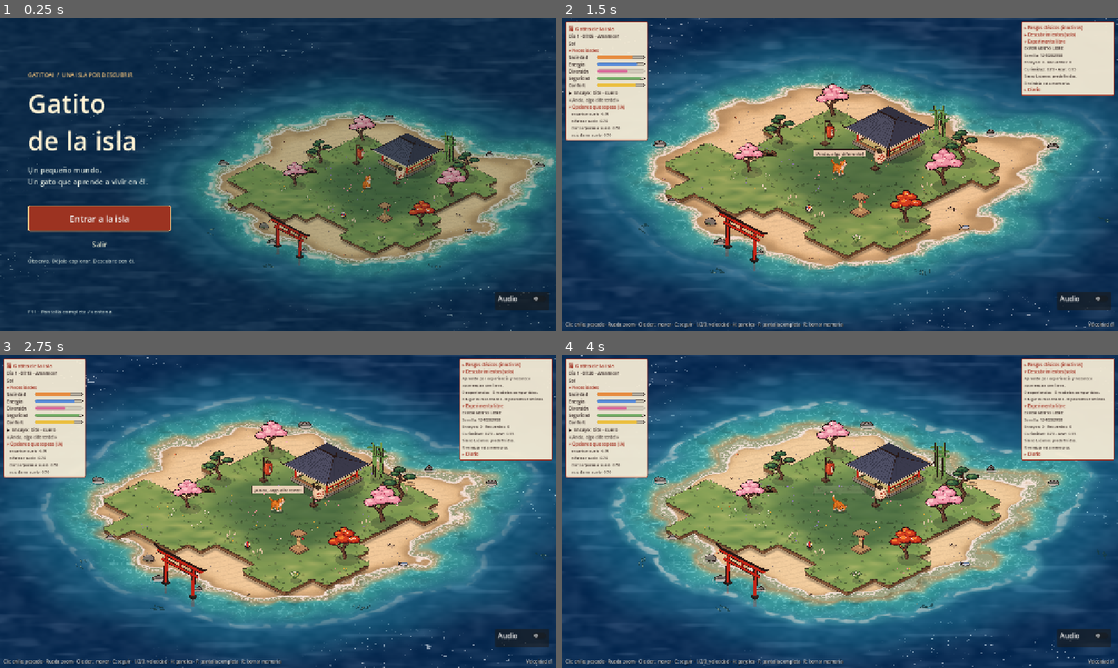
Above: before the commit, frames 1-4 (two rows, left to right).
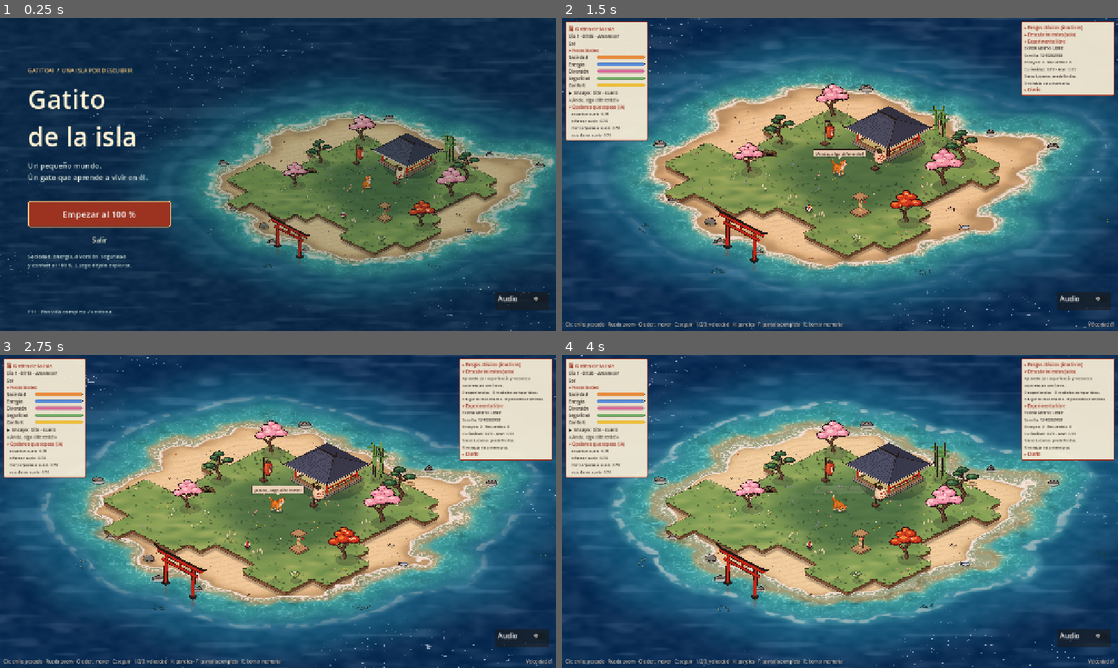
Above: after the commit, the same moments.

Repository: Nachowaca/AICatIsland
Game: Godot game, scene res://scenes/start_menu.tscn
The game is run twice, just before and just after one commit, with the same random seed, the same clock (stepped at 60 frames per second) and the same inputs. Sound files missing from this copy of the repository are replaced by a short silence.
Inputs:
- Up to frame 1 (0.25 s): no input
- Up to frame 2 (1.5 s): click "Entrar a la isla" (after the commit: "Empezar al 100 %") at 0.5 s; click "▾ Descubrimientos (solo)" at 1.25 s
- Up to frame 3 (2.75 s): click "▸ Descubrimientos (solo)" at 2 s
- Up to frame 4 (4 s): click "▾ Descubrimientos (solo)" at 2.75 s; click "▸ Descubrimientos (solo)" at 3.5 s

The runs differ from the first frame. In frame 1, 3.8% of the frame differs, in the area x 5-31%, y 16-81%; in frame 2, 0.1%; in frame 3, 0.1%; in frame 4, 0.1%.

Commit message:
Inicia nuevas partidas con las necesidades al cien por ciento

Diff:
--- a/scenes/start_menu.tscn
+++ b/scenes/start_menu.tscn
@@ -119,7 +119,7 @@
 theme_override_styles/hover = SubResource("ButtonHover")
 theme_override_styles/pressed = SubResource("ButtonNormal")
 theme_override_styles/focus = SubResource("ButtonFocus")
-text = "Entrar a la isla"
+text = "Empezar al 100 %"
 
 [node name="Quit" type="Button" parent="Interface/Screen/Margins/Columns/Menu"]
 layout_mode = 2
@@ -132,7 +132,7 @@
 layout_mode = 2
 theme_override_colors/font_color = Color(0.79, 0.85, 0.83, 1)
 theme_override_font_sizes/font_size = 12
-text = "Observa. Déjalo explorar. Descubre con él."
+text = "Saciedad, energía, diversión, seguridad\ny confort al 100 %. Luego déjalo explorar."
 
 [node name="BottomSpace" type="Control" parent="Interface/Screen/Margins/Columns/Menu"]
 layout_mode = 2
--- a/scripts/cat/cat.gd
+++ b/scripts/cat/cat.gd
@@ -42,6 +42,8 @@
 const TRAIT_NAMES = {"curiosity": "Curiosidad", "playfulness": "Juguetón", "laziness": "Pereza", "bravery": "Valentía"}
 
 enum Phase { MOVING, DOING }
+const START_FULL_NEEDS_META: StringName = &"gatito_start_full_needs"
+
 
 @export var walk_speed: float = 1.4
 @export var persist_brain: bool = true
@@ -100,6 +102,10 @@
 	if Engine.is_editor_hint():
 		return
 	_rng.randomize()
+	var root: Window = get_tree().root
+	var full_needs_start: bool = root.has_meta(START_FULL_NEEDS_META)
+	if full_needs_start:
+		root.remove_meta(START_FULL_NEEDS_META)
 	_island = get_tree().get_first_node_in_group("island") as Island
 	_day_night = get_tree().get_first_node_in_group("day_night") as DayNight
 	_reset_learned()
@@ -109,10 +115,18 @@
 			free_brain = FreeCatBrain.new()
 			free_brain.name = "FreeBrain"
 			add_child(free_brain)
+		if full_needs_start:
+			set_needs_full()
+		free_brain.start_needs_full = full_needs_start
 		free_brain.setup(self)
+		if full_needs_start:
+			_log("Nueva partida: todas las necesidades empiezan al 100 %.")
 		return
 	if persist_brain:
 		_load_brain()
+	if full_needs_start:
+		set_needs_full()
+		_log("Nueva partida: todas las necesidades empiezan al 100 %.")
 	if _day_night:
 		_day_night.new_day.connect(_on_new_day)
 	for n: Node in get_tree().get_nodes_in_group("discoverable"):
@@ -199,6 +213,13 @@
 		needs.comfort += 1.0 * delta
 	_clamp_needs()
 
+
+func set_needs_full() -> void:
+	for need: String in needs:
+		needs[need] = 100.0
+	if free_brain != null:
+		free_brain.sleeping = false
+		free_brain.sleep_blocked = false
 
 func _clamp_needs() -> void:
 	for k: String in needs:
--- a/scripts/cat/free_cat_brain.gd
+++ b/scripts/cat/free_cat_brain.gd
@@ -43,6 +43,8 @@
 var sleep_blocked: bool = false
 var _loaded_report: Dictionary = {}
 var voice: VoiceObserver = VoiceObserver.new()
+## Señal de una nueva partida; conserva memoria aprendida pero no necesidades previas.
+var start_needs_full: bool = false
 
 func setup(host: Node2D) -> void:
 	cat = host
@@ -58,12 +60,13 @@
 		var parsed: Variant = JSON.parse_string(FileAccess.get_file_as_string(MEMORY_PATH))
 		if parsed is Dictionary:
 			_loaded_report = parsed.duplicate(true)
-			if parsed.get("needs", null) is Dictionary:
-				for need: String in cat.needs:
-					if parsed.needs.has(need):
-						cat.needs[need] = clampf(float(parsed.needs[need]), 0.0, 100.0)
-			sleeping = bool(parsed.get("sleeping", false))
-			sleep_blocked = bool(parsed.get("sleep_blocked", false))
+			if not start_needs_full:
+				if parsed.get("needs", null) is Dictionary:
+					for need: String in cat.needs:
+						if parsed.needs.has(need):
+							cat.needs[need] = clampf(float(parsed.needs[need]), 0.0, 100.0)
+				sleeping = bool(parsed.get("sleeping", false))
+				sleep_blocked = bool(parsed.get("sleep_blocked", false))
 			memory = parsed.get("memory", {})
 			models = parsed.get("models", {})
 			voice.seen_actions = parsed.get("voice_actions", {})
@@ -72,6 +75,8 @@
 			completed_trials = int(parsed.get("completed_trials", 0))
 	cat._log("Experimento libre: sin soluciones conocidas. Semilla %d." % actual_seed)
 	choose()
+	if start_needs_full:
+		save() # Nueva partida: conserva lo aprendido, pero inicia necesidades/sueño nuevos.
 
 func energy_decay_per_second() -> float:
 	var day_seconds: float = 240.0
--- a/scripts/ui/start_menu.gd
+++ b/scripts/ui/start_menu.gd
@@ -56,9 +56,12 @@
 		return
 	_entering = true
 	start_button.disabled = true
-	status.text = "La isla te espera…"
+	status.text = "La isla te espera… Necesidades iniciales al 100 %."
+	get_tree().root.set_meta(Cat.START_FULL_NEEDS_META, true)
 	var error: Error = get_tree().change_scene_to_file("res://scenes/main.tscn")
 	if error != OK:
+		if get_tree().root.has_meta(Cat.START_FULL_NEEDS_META):
+			get_tree().root.remove_meta(Cat.START_FULL_NEEDS_META)
 		_entering = false
 		start_button.disabled = false
 		status.text = "No se pudo abrir la isla. Intenta otra vez."
--- /dev/null
+++ b/tests/test_new_game_start.gd
@@ -0,0 +1,42 @@
+class_name TestNewGameStart
+extends Node
+
+func test_inicio_real_de_menu_pone_necesidades_al_cien_sin_guardar_memoria() -> void:
+	var tree: SceneTree = Engine.get_main_loop() as SceneTree
+	var main: Node2D = (load("res://scenes/main.tscn") as PackedScene).instantiate() as Node2D
+	var cat: Cat = main.get_node("Entities/Cat") as Cat
+	cat.persist_brain = false
+	main.process_mode = Node.PROCESS_MODE_DISABLED
+	main.get_node("HUD").free()
+	main.get_node("IslandAmbience").free()
+	tree.root.set_meta(Cat.START_FULL_NEEDS_META, true)
+	tree.root.add_child(main)
+	assert(not tree.root.has_meta(Cat.START_FULL_NEEDS_META), "El arranque debe consumir el indicador de una sola vez")
+	for need: String in cat.needs:
+		assert(is_equal_approx(float(cat.needs[need]), 100.0), "%s debería empezar al 100" % need)
+	assert(not cat.free_brain.sleeping)
+	main.free()
+
+func test_necesidades_nuevas_activas_al_cien() -> void:
+	var cat: Cat = Cat.new()
+	cat.needs = {"hunger": 23.0, "energy": 5.0, "fun": 0.0, "safety": 11.0, "comfort": 67.0}
+	cat.set_needs_full()
+	for need: String in cat.needs:
+		assert(is_equal_approx(float(cat.needs[need]), 100.0), "%s debería iniciar llena" % need)
+	cat.free()
+
+func test_flag_de_inicio_es_de_una_partida_y_no_de_una_sesion() -> void:
+	var root: Node = Node.new()
+	root.set_meta(Cat.START_FULL_NEEDS_META, true)
+	assert(root.has_meta(Cat.START_FULL_NEEDS_META))
+	root.remove_meta(Cat.START_FULL_NEEDS_META)
+	assert(not root.has_meta(Cat.START_FULL_NEEDS_META))
+	root.free()
+
+func test_inicio_no_cambia_memoria_aprendida() -> void:
+	var cat: Cat = Cat.new()
+	cat.knowledge["mound:dig"] = {"n": 3, "eff": {"fun": 6.0}}
+	cat.set_needs_full()
+	assert(cat.knowledge.has("mound:dig"))
+	assert(int(cat.knowledge["mound:dig"].n) == 3)
+	cat.free()
Not shown, added: tests/test_new_game_start.gd.uid
Not shown, changed: Pendientes.md
